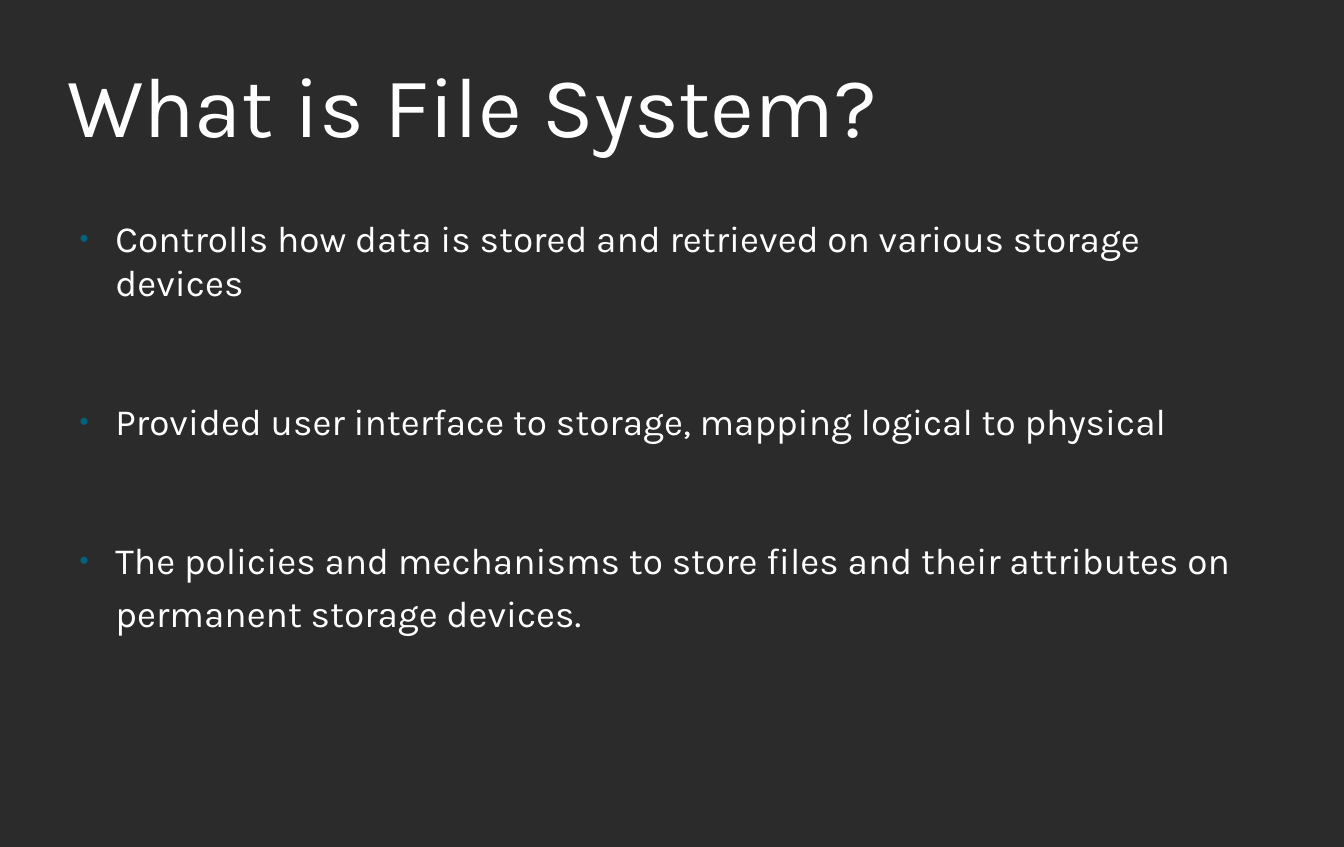
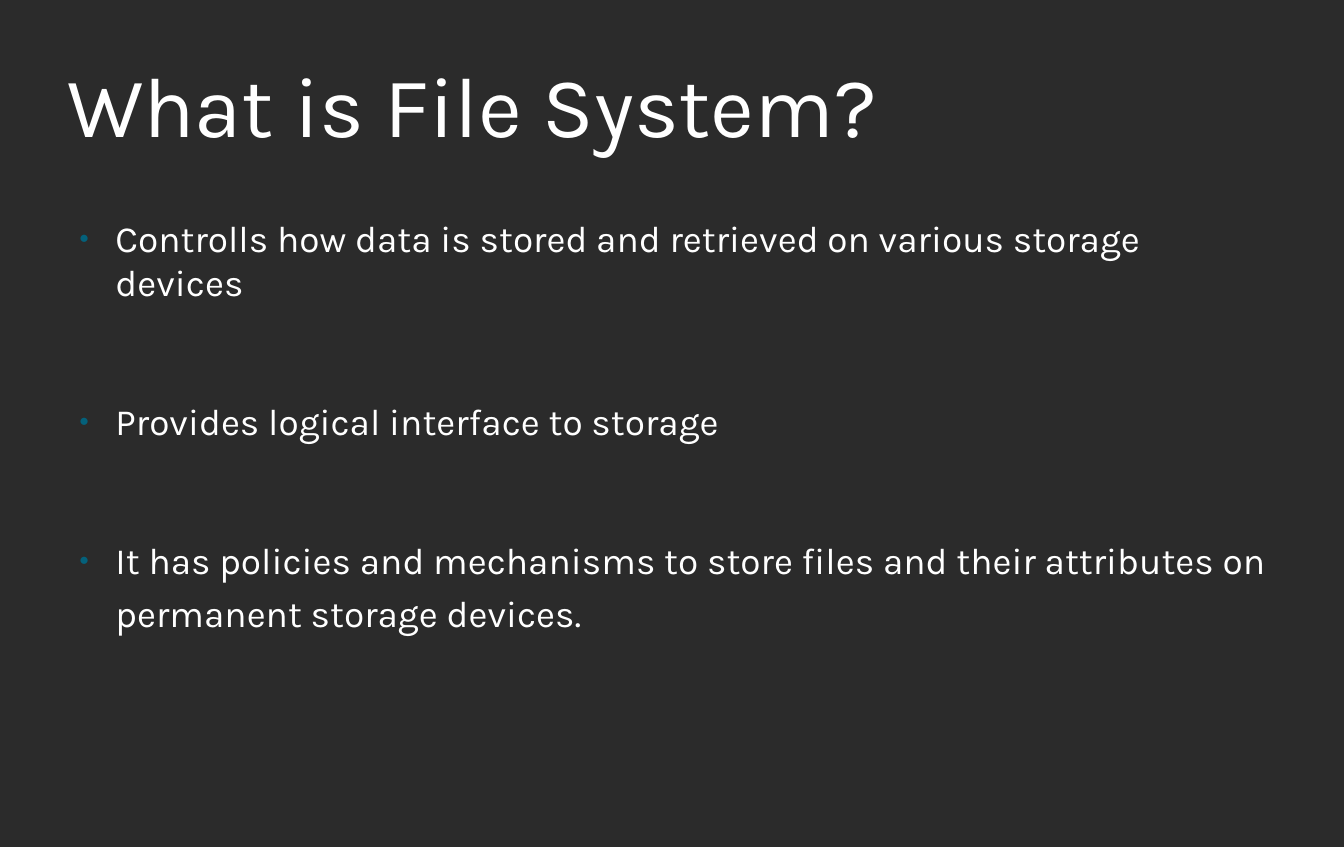
Before and after one commit to ankitmishra16/FIle-System, a slide deck: slide 2 of OS_Project_Report.odp. Drawn at 1344x847 pixels with LibreOffice and Linux fonts; fonts in the diff are those of the drawing; background and template pictures are left out; a plain dark background stands for a picture behind light text. Boxes give left, top, right and bottom in pixels: in the first picture for what was removed or moved away, otherwise in the second. Text is boxed around its words. In the diff, an @@ line names an element or a change of style, - is before the commit and + after.

```diff
--- a/OS_Project_Report.odp
+++ b/OS_Project_Report.odp
@@ text at (115, 409, 1265, 636): text changed @@
-● Provided user interface to storage, mapping logical to physical
-● The policies and mechanisms to store files and their attributes on permanent storage devices.
+● Provides logical interface to storage
+● It has policies and mechanisms to store files and their attributes on permanent storage devices.
```
Also in this commit, not shown: 7 other slides changed, 5 slides added, 1 slide removed.
